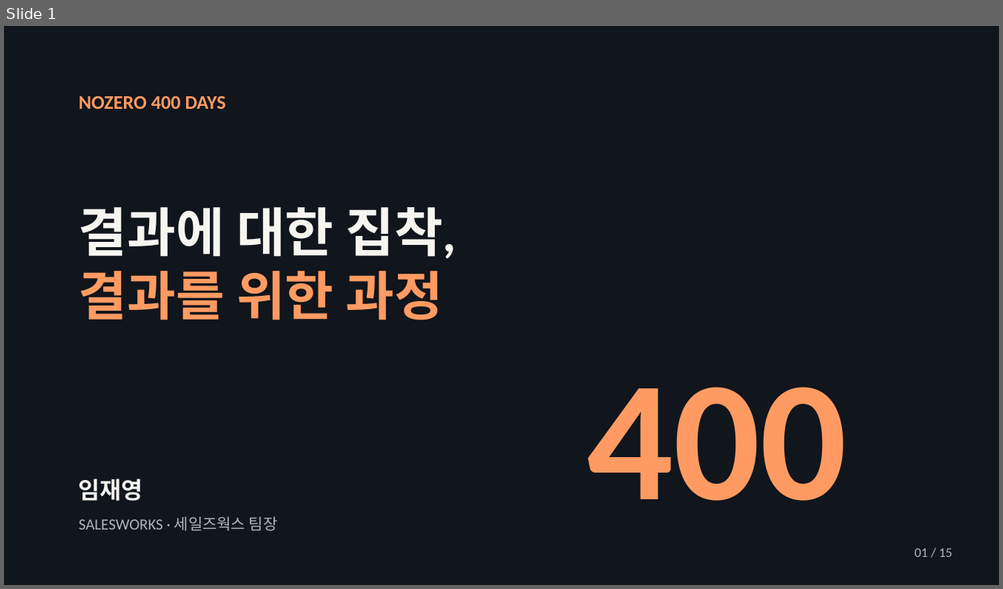
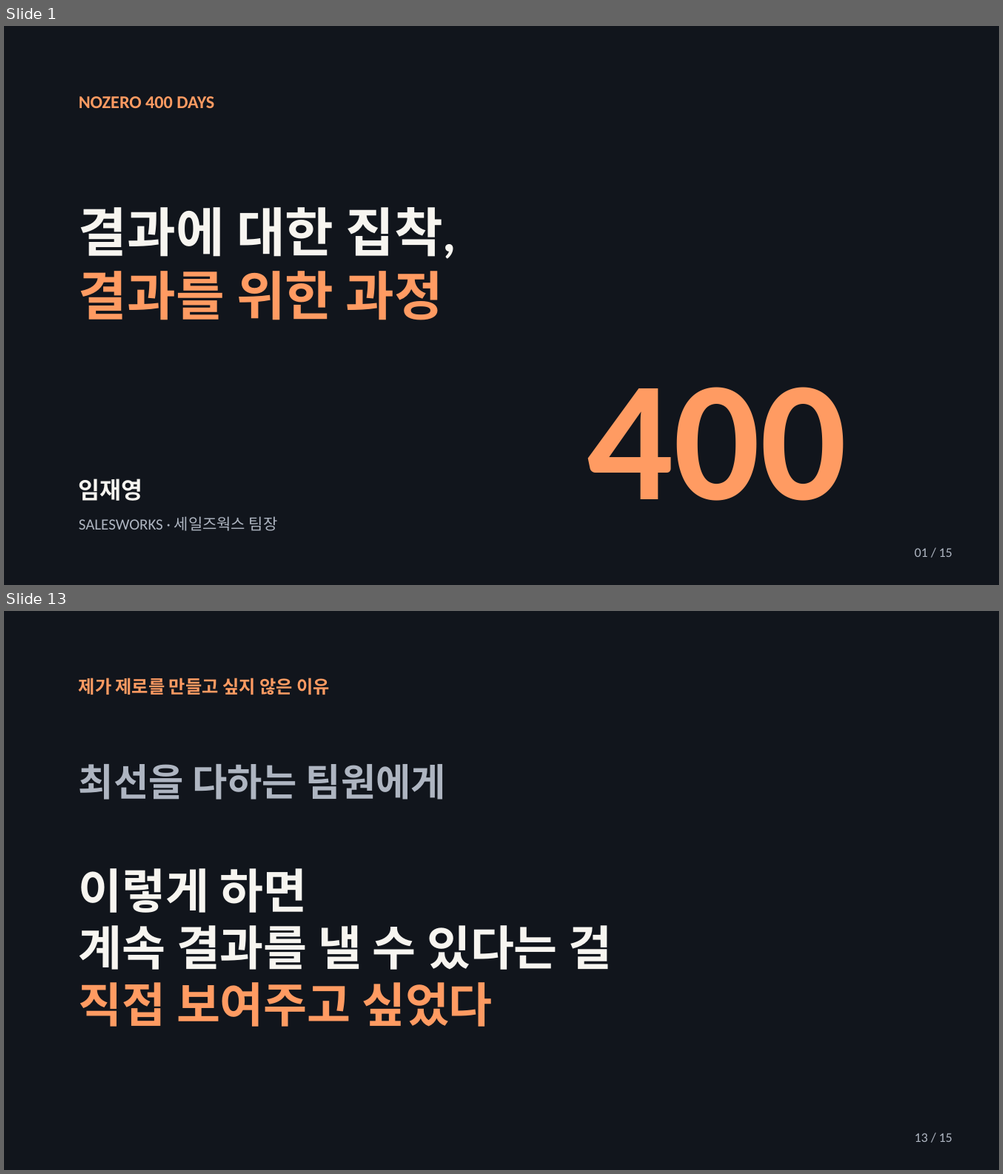
Before and after one commit to jaeyoung5178-bot/Presence, a slide deck: education/mentality/nozero400/NoZero-400Days.pptx. Shown one above the other, each under a label of ours: slide 1 before the commit, slides 1 and 13 after it; the slides between them are not shown. The pictures are 1003x589 and 1003x1174 pixels, drawn with LibreOffice and Linux fonts; fonts in the diff are those of the drawing. Boxes give left, top, right and bottom in pixels: in the first picture for what was removed or moved away, otherwise in the second. Text is boxed around its words. In the diff, an @@ line names an element or a change of style, - is before the commit and + after.

```diff
--- a/education/mentality/nozero400/NoZero-400Days.pptx
+++ b/education/mentality/nozero400/NoZero-400Days.pptx
@@ slide 13 added at [4, 611, 999, 1170], background #11151C @@
@@ text added at [79, 678, 330, 695], 17.2 pt, text #FF9B62, bold @@
+제가 제로를 만들고 싶지 않은 이유
@@ text added at [79, 764, 446, 800], 36.8 pt, text #AEB5C1, bold @@
+최선을 다하는 팀원에게
@@ text added at [79, 869, 612, 1027], 45.8 pt, text #F7F5F0, bold @@
+이렇게 하면
+계속 결과를 낼 수 있다는 걸
+직접 보여주고 싶었다
@@ text added at [914, 1133, 952, 1142], 12.8 pt, text #AEB5C1 @@
+13 / 15
@@ slide 1 changed as well @@
@@ text "NOZERO 400 DAYS" at [79, 96, 214, 108]: size 18.8 to 17.2 pt @@
```
Also in this commit, not shown: 13 other slides added, 14 slides removed, 4 other files.
